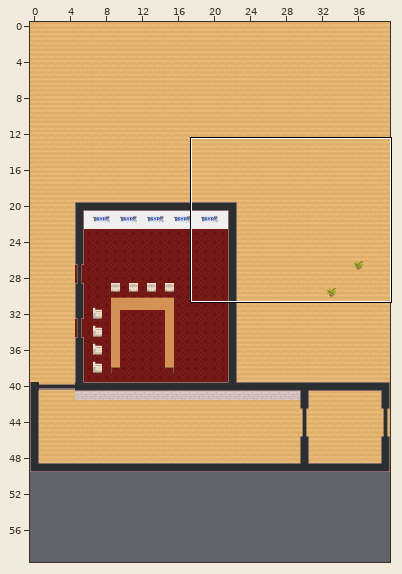
Two versions of a level (Tiled map (JSON), stairs.tmj). Above, an overview of the earlier version with the close-up marked.
Close-up. As it was:
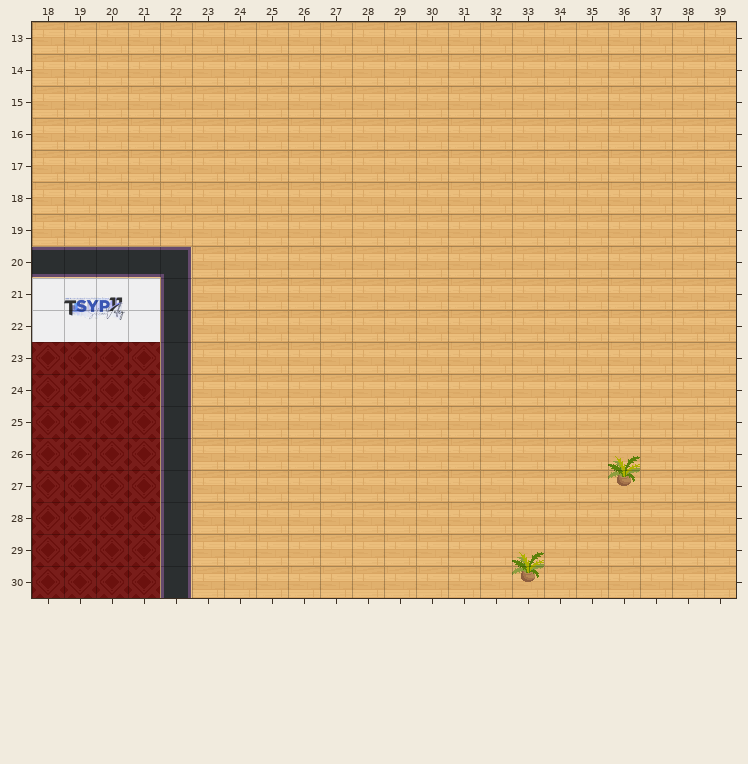
Cells are 32x32 px. Shown: x 18..39, y 13..30. The commit also changed other parts of the map, which this record leaves out.
New version:
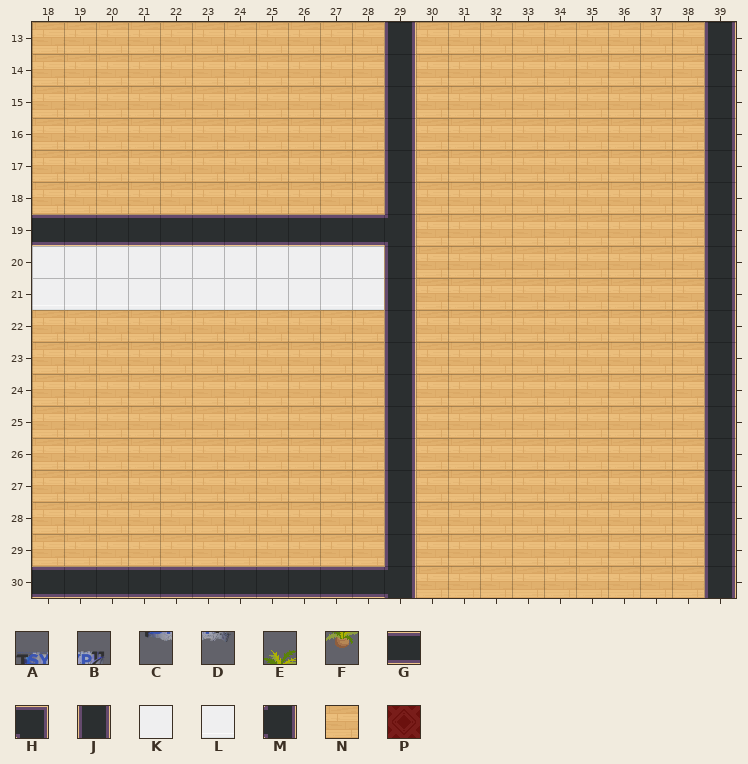
Key: from "TSYP_LOGO": A 0, B 1, C 2, D 3; from "WA_Decoration": E 58, F 70; from "WA_Room_Builder": G 94, H 99, J 118, K 123, L 144, M 158, N 172, P 387.
_ is an empty cell, # one hidden under a higher layer.
Tiles replaced or removed in this view: A, B, C, D, E, F, G, H, J, K, P.
Message: ground floor and walls for underground details
Diff:
Changed rows in their new state; . is an unchanged cell.
Layer "floor/floor-1":
first column x 18:
22 NNNNN
23 NNNN.
24 NNNN.
25 NNNN.
26 NNNN.
27 NNNN.
28 NNNN.
29 NNNN.
30 ####.
Layer "walls/walls":
first column x 18:
13 ...........J.........J
14 ...........J.........J
15 ...........J.........J
16 ...........J.........J
17 ...........J.........J
18 ...........J.........J
19 GGGGGGGGGGGM.........J
20 KKKKKKKKKKKJ.........J
21 .LL.LLLLLLLJ.........J
22 _____......J.........J
23 ...._......J.........J
24 ...._......J.........J
25 ...._......J.........J
26 ...._......J.........J
27 ...._......J.........J
28 ...._......J.........J
29 ...._......J.........J
30 GGGGGGGGGGGM.........J
Layer "furniture/tables":
first column x 33:
26 ..._
27 ..._
29 _...
30 _...
Layer "logos":
first column x 19:
21 __
22 __
